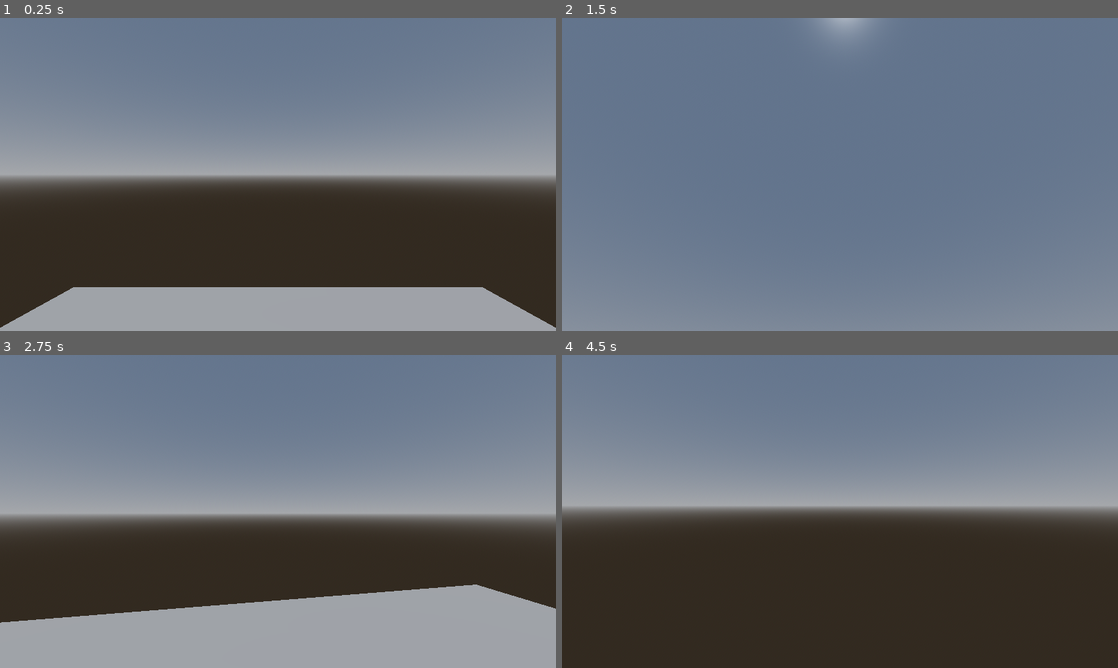
Above: before the commit, frames 1-4 (two rows, left to right).
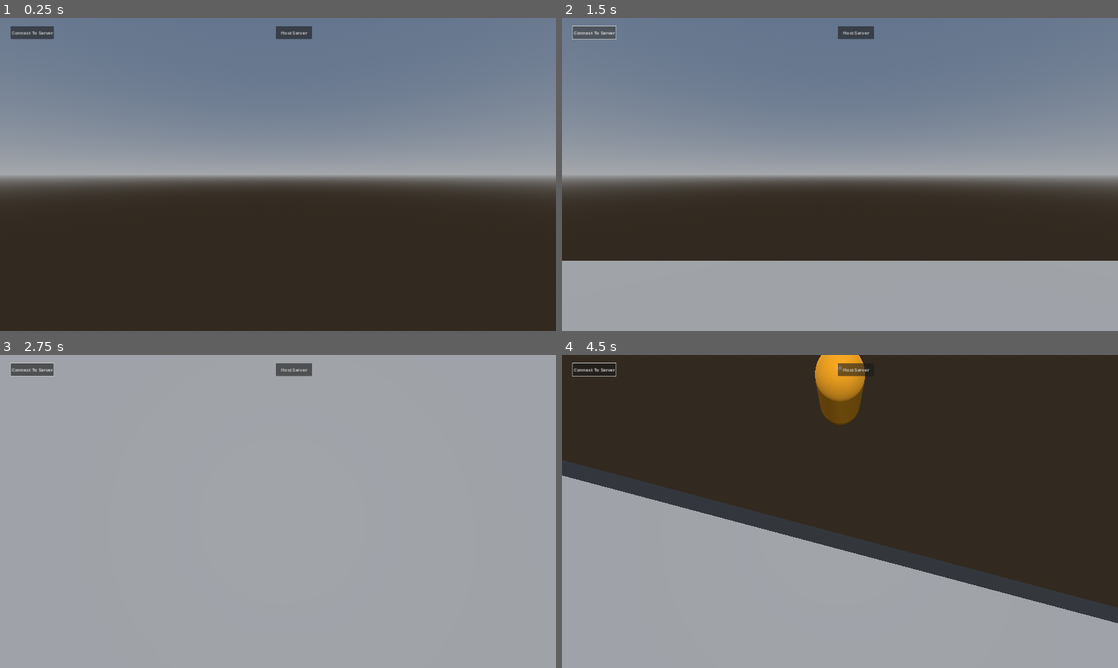
Above: after the commit, the same moments.

Repository: kaileh57/voicechatgame
Game: Godot game, scene res://test/testplatform.tscn
Same seed, same stepped clock (60 frames per second), same inputs: the game is played once before the commit and once after it. Before the commit the project has no main scene; this scene is started directly in both runs.
Inputs (mouse positions are in pixels of both pictures, inside the frame that each line leads up to):
- Up to frame 1 (0.25 s): no input
- Up to frame 2 (1.5 s): click (856, 33) at 0.5 s, where only the run after the commit has a clickable "Host Server"; click (595, 33) at 1.25 s, where only the run after the commit has a clickable "Connect To Server"
- Up to frame 3 (2.75 s): move the mouse to (305, 511) at 2.02 s; hold W (forward) from 2.03 s (still down); tap Ctrl (crouch) at 2.1 s
- Up to frame 4 (4.5 s): keep holding W (forward); move the mouse to (812, 511) at 2.77 s; tap Shift (sprint) at 2.85 s; move the mouse to (851, 505) at 3.52 s; hold E 3.53-4.28 s; move the mouse to (834, 517) at 4.27 s; tap Ctrl (crouch) at 4.35 s

The runs differ from the first frame. In frame 1, 13% of the frame differs, in the area x 0-100%, y 2-100%; in frame 2, 68%; in frame 3, 68%; in frame 4, 90%, in the area x 0-100%, y 0-100%.

Commit message:
kinda broken but mostly works

Diff:
--- a/project.godot
+++ b/project.godot
@@ -11,7 +11,7 @@
 [application]
 
 config/name="Voicechatgame"
-run/main_scene="res://test/node.tscn"
+run/main_scene="res://test/testplatform.tscn"
 config/features=PackedStringArray("4.2", "Forward Plus")
 config/icon="res://icon.svg"
 
--- a/test/Client.gd
+++ b/test/Client.gd
@@ -12,7 +12,7 @@
 
 
 # Called every frame. 'delta' is the elapsed time since the previous frame.
-func _process(delta):
+func _process(_delta):
 	if clientConnected:
 		peer.poll()
 	pass
--- a/test/Server.gd
+++ b/test/Server.gd
@@ -2,7 +2,7 @@
 
 var peer = ENetMultiplayerPeer.new()
 @export var playerScene : PackedScene
-var serverIsReady : bool
+var serverIsReady : bool = true
 
 @export var gameSpawnLocation : NodePath
 # Called when the node enters the scene tree for the first time.
@@ -16,7 +16,7 @@
 
 
 # Called every frame. 'delta' is the elapsed time since the previous frame.
-func _process(delta):
+func _process(_delta):
 	if serverIsReady:
 		peer.poll()
 	pass
--- a/test/audio_manager.gd
+++ b/test/audio_manager.gd
@@ -11,6 +11,7 @@
 var fade := 0
 # Called when the node enters the scene tree for the first time.
 func _ready():
+	setupAudio(1)
 	pass # Replace with function body.
 
 func setupAudio(id):
@@ -25,7 +26,7 @@
 	playback = get_node(outputPath).get_stream_playback()
 
 # Called every frame. 'delta' is the elapsed time since the previous frame.
-func _process(delta):
+func _process(_delta):
 	if is_multiplayer_authority():
 		processMic()
 	processVoice()
--- a/test/testScene.tscn
+++ b/test/testScene.tscn
@@ -17,6 +17,7 @@
 offset_right = 1077.0
 offset_bottom = 73.0
 text = "Host Server"
+metadata/_edit_use_anchors_ = true
 
 [node name="Client" type="Node" parent="."]
 script = ExtResource("2_j5xaw")
--- a/test/testplatform.tscn
+++ b/test/testplatform.tscn
@@ -1,6 +1,10 @@
-[gd_scene load_steps=7 format=3 uid="uid://c0rl32vlyf7iq"]
+[gd_scene load_steps=11 format=3 uid="uid://c0rl32vlyf7iq"]
 
 [ext_resource type="PackedScene" uid="uid://cc1m2a1obsyn4" path="res://addons/fpc/character.tscn" id="1_p50i7"]
+[ext_resource type="PackedScene" uid="uid://ch5nid8w2n1xe" path="res://test/audio_manager.tscn" id="2_pltw2"]
+[ext_resource type="Script" path="res://test/Server.gd" id="3_d446i"]
+[ext_resource type="PackedScene" uid="uid://dwjn1gvyut2nn" path="res://test/character.tscn" id="4_h571v"]
+[ext_resource type="Script" path="res://test/Client.gd" id="5_b3uay"]
 
 [sub_resource type="ConcavePolygonShape3D" id="ConcavePolygonShape3D_iek1n"]
 data = PackedVector3Array(-5, 0.5, 5, 5, 0.5, 5, -5, -0.5, 5, 5, 0.5, 5, 5, -0.5, 5, -5, -0.5, 5, 5, 0.5, -5, -5, 0.5,  …(356 unchanged characters)…
@@ -20,7 +24,28 @@
 [node name="Testplatform" type="Node3D"]
 
 [node name="Character" parent="." instance=ExtResource("1_p50i7")]
-transform = Transform3D(1, 0, 0, 0, 1, 0, 0, 0, 1, 0, 2.08202, 0)
+transform = Transform3D(1, 0, 0, 0, 1, 0, 0, 0, 1, 0, 2.08202, -1.46428)
+
+[node name="AudioStreamPlayer3D" type="AudioStreamPlayer3D" parent="Character"]
+autoplay = true
+
+[node name="AudioManager" parent="Character" instance=ExtResource("2_pltw2")]
+outputPath = NodePath("../AudioStreamPlayer3D")
+
+[node name="Character2" parent="." node_paths=PackedStringArray("HEAD", "CAMERA", "HEADBOB_ANIMATION", "JUMP_ANIMATION", "CROUCH_ANIMATION", "COLLISION_MESH") instance=ExtResource("1_p50i7")]
+transform = Transform3D(1, 0, 0, 0, 1, 0, 0, 0, 1, 0, 2.08202, 1.29022)
+HEAD = NodePath("../Character/Head")
+CAMERA = NodePath("../Character/Head/Camera")
+HEADBOB_ANIMATION = NodePath("../Character/Head/HeadbobAnimation")
+JUMP_ANIMATION = NodePath("../Character/Head/JumpAnimation")
+CROUCH_ANIMATION = NodePath("../Character/CrouchAnimation")
+COLLISION_MESH = NodePath("../Character/Collision")
+
+[node name="AudioStreamPlayer3D" type="AudioStreamPlayer3D" parent="Character2"]
+autoplay = true
+
+[node name="AudioManager" parent="Character2" instance=ExtResource("2_pltw2")]
+outputPath = NodePath("../AudioStreamPlayer3D")
 
 [node name="DirectionalLight3D" type="DirectionalLight3D" parent="."]
 transform = Transform3D(1, 0, 0, 0, -0.0200176, 0.9998, 0, -0.9998, -0.0200176, 0, 5.62255, 0)
@@ -36,3 +61,33 @@
 
 [node name="WorldEnvironment" type="WorldEnvironment" parent="."]
 environment = SubResource("Environment_3f3m7")
+
+[node name="Server" type="Node" parent="."]
+script = ExtResource("3_d446i")
+playerScene = ExtResource("4_h571v")
+gameSpawnLocation = NodePath("../GameSpawnLocation")
+
+[node name="Host" type="Button" parent="Server"]
+offset_left = 953.0
+offset_top = 28.0
+offset_right = 1077.0
+offset_bottom = 73.0
+text = "Host Server"
+metadata/_edit_use_anchors_ = true
+
+[node name="Client" type="Node" parent="."]
+script = ExtResource("5_b3uay")
+playerScene = ExtResource("4_h571v")
+gameSpawnLocation = NodePath("../GameSpawnLocation")
+
+[node name="ConnectToServer" type="Button" parent="Client"]
+offset_left = 37.0
+offset_top = 28.0
+offset_right = 186.0
+offset_bottom = 73.0
+text = "Connect To Server"
+
+[node name="GameSpawnLocation" type="Node" parent="."]
+
+[connection signal="button_down" from="Server/Host" to="Server" method="_on_host_button_down"]
+[connection signal="button_down" from="Client/ConnectToServer" to="Client" method="_on_connect_to_server_button_down"]
